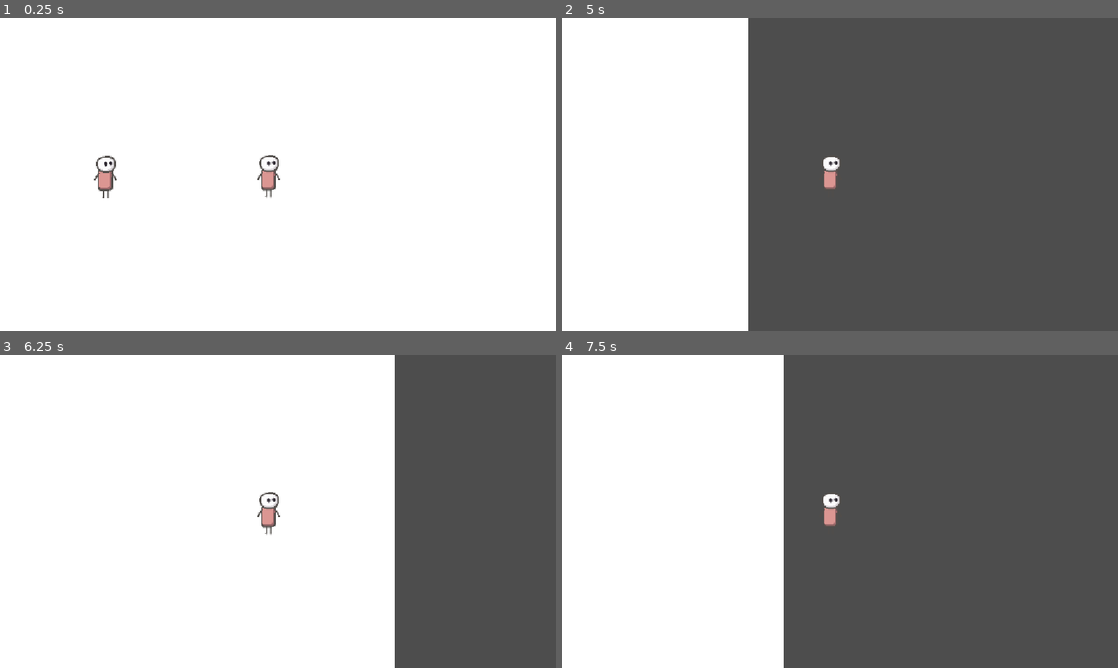
Above: before the commit, frames 1-4 (two rows, left to right).
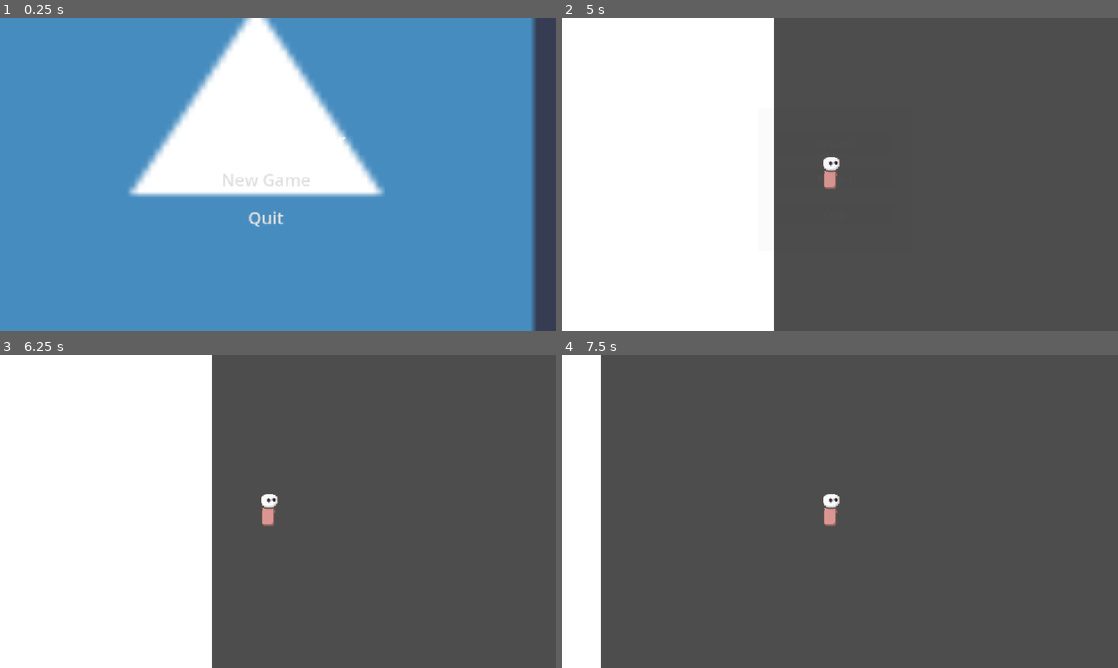
Above: after the commit, the same moments.

Repository: mitchglitchisdabestg/Little-guy-fighter
Game: Godot game, scene res://Scenes/UI/main_menu.tscn
Same seed, same stepped clock (60 frames per second), same inputs: the game is played once before the commit and once after it. Before the commit the project starts from res://Scenes/World/world.tscn. The engine's default icon, where the game draws it, is replaced by a stand-in: a white triangle on a blue panel in a dark square.
Inputs (mouse positions are in pixels of both pictures, inside the frame that each line leads up to):
- Up to frame 1 (0.25 s): no input
- Up to frame 2 (5 s): click (828, 180) at 0.5 s, where only the run after the commit has a clickable "New Game"; tap Enter at 1.25 s; move the mouse to (962, 158) at 1.27 s; hold D (Right) 1.28-2.78 s; tap Space (Jump) at 1.52, 2, 2.27, 3.77, 4.52 s; move the mouse to (728, 190) at 2.02 s; move the mouse to (895, 105) at 2.77 s; hold A (Left) 2.78-3.53 s; move the mouse to (812, 237) at 3.52 s; hold D (Right) from 3.53 s (still down); move the mouse to (1006, 221) at 4.27 s; tap Escape (Pause, bound only after the commit) at 4.9 s
- Up to frame 3 (6.25 s): move the mouse to (111, 464) at 5.02 s; release D (Right) at 5.03 s; hold A (Left) 5.03-5.75 s; tap Space (Jump) at 5.27 s; click (272, 480) at 5.75 s, where only the run after the commit has a clickable "Resume"
- Up to frame 4 (7.5 s): tap Enter at 6.5 s; move the mouse to (867, 511) at 6.52 s; hold D (Right) 6.53-7.28 s; move the mouse to (756, 433) at 7.27 s; hold A (Left) from 7.28 s (still down)

The runs differ from the first frame. In frame 1, 88% of the frame differs, in the area x 0-100%, y 0-100%; in frame 2, 4.6%; in frame 3, 33%; in frame 4, 33%.

Commit message:
added a main and pause menu

Diff:
--- /dev/null
+++ b/little-guy-st/Scenes/UI/Pause menu/pause_menu.gd
@@ -0,0 +1,46 @@
+extends Control
+@onready var animation_player: AnimationPlayer = $AnimationPlayer
+@onready var main_panel: PanelContainer = $MainPanel
+
+var last_mouse_state := Input.MouseMode.MOUSE_MODE_CAPTURED
+
+# Called when the node enters the scene tree for the first time.
+func _ready() -> void:
+	main_panel.hide()
+	animation_player.play("RESET")
+
+func check_can_pause(): #-> bool:
+	pass
+
+func pause_tree() -> void:
+	last_mouse_state = Input.mouse_mode
+
+	Input.set_mouse_mode(Input.MOUSE_MODE_VISIBLE)
+	get_tree().paused = true
+	main_panel.visible = true
+	animation_player.play("blur")
+
+func resume_tree() -> void:
+	Input.set_mouse_mode(last_mouse_state)
+	get_tree().paused = false
+	main_panel.visible = false
+	animation_player.play_backwards("unblur")
+
+func _unhandled_input(event: InputEvent) -> void:
+	# If we ain't pausing, we don't care
+	if !event.is_action_pressed("Pause"): return
+
+	if get_tree().paused:
+		resume_tree()
+	else:
+		pause_tree()
+
+func _on_resume_pressed() -> void:
+	resume_tree()
+
+func _on_restart_pressed() -> void:
+	resume_tree()
+	get_tree().reload_current_scene()
+
+func _on_quit_pressed() -> void:
+	get_tree().quit()
--- /dev/null
+++ b/little-guy-st/Scenes/UI/Pause menu/pause_menu.tscn
@@ -0,0 +1,258 @@
+[gd_scene format=3 uid="uid://5tsawn866bsp"]
+
+[ext_resource type="Shader" uid="uid://jjy1ggm0e5va" path="res://Scenes/UI/Pause menu/pause_menu_shader.gdshader" id="1_5bgjm"]
+[ext_resource type="Script" uid="uid://wih5xtg51vne" path="res://Scenes/UI/Pause menu/pause_menu.gd" id="1_qcmsd"]
+
+[sub_resource type="Animation" id="Animation_10tpt"]
+length = 0.001
+tracks/0/type = "bezier"
+tracks/0/imported = false
+tracks/0/enabled = true
+tracks/0/path = NodePath("Blur:material:shader_parameter/lod")
+tracks/0/interp = 1
+tracks/0/loop_wrap = true
+tracks/0/keys = {
+"handle_modes": PackedInt32Array(0),
+"points": PackedFloat32Array(0, -0.25, 0, 0.25, 0),
+"times": PackedFloat32Array(0)
+}
+tracks/1/type = "bezier"
+tracks/1/imported = false
+tracks/1/enabled = true
+tracks/1/path = NodePath("MainPanel:modulate:r")
+tracks/1/interp = 1
+tracks/1/loop_wrap = true
+tracks/1/keys = {
+"handle_modes": PackedInt32Array(0),
+"points": PackedFloat32Array(1, -0.25, 0, 0.25, 0),
+"times": PackedFloat32Array(0)
+}
+tracks/2/type = "bezier"
+tracks/2/imported = false
+tracks/2/enabled = true
+tracks/2/path = NodePath("MainPanel:modulate:g")
+tracks/2/interp = 1
+tracks/2/loop_wrap = true
+tracks/2/keys = {
+"handle_modes": PackedInt32Array(0),
+"points": PackedFloat32Array(1, -0.25, 0, 0.25, 0),
+"times": PackedFloat32Array(0)
+}
+tracks/3/type = "bezier"
+tracks/3/imported = false
+tracks/3/enabled = true
+tracks/3/path = NodePath("MainPanel:modulate:b")
+tracks/3/interp = 1
+tracks/3/loop_wrap = true
+tracks/3/keys = {
+"handle_modes": PackedInt32Array(0),
+"points": PackedFloat32Array(1, -0.25, 0, 0.25, 0),
+"times": PackedFloat32Array(0)
+}
+tracks/4/type = "bezier"
+tracks/4/imported = false
+tracks/4/enabled = true
+tracks/4/path = NodePath("MainPanel:modulate:a")
+tracks/4/interp = 1
+tracks/4/loop_wrap = true
+tracks/4/keys = {
+"handle_modes": PackedInt32Array(0),
+"points": PackedFloat32Array(0, -0.25, 0, 0.25, 0),
+"times": PackedFloat32Array(0)
+}
+
+[sub_resource type="Animation" id="Animation_0a7io"]
+resource_name = "blur"
+tracks/0/type = "bezier"
+tracks/0/imported = false
+tracks/0/enabled = true
+tracks/0/path = NodePath("Blur:material:shader_parameter/lod")
+tracks/0/interp = 1
+tracks/0/loop_wrap = true
+tracks/0/keys = {
+"handle_modes": PackedInt32Array(0, 0),
+"points": PackedFloat32Array(0, -0.25, 0, 0.25, 0, 2, -0.083333336, 0, 0, 0),
+"times": PackedFloat32Array(0, 0.3)
+}
+tracks/1/type = "bezier"
+tracks/1/imported = false
+tracks/1/enabled = true
+tracks/1/path = NodePath("MainPanel:modulate:r")
+tracks/1/interp = 1
+tracks/1/loop_wrap = true
+tracks/1/keys = {
+"handle_modes": PackedInt32Array(0, 0),
+"points": PackedFloat32Array(1, -0.25, 0, 0.25, 0, 1, -0.050000004, 0, 0, 0),
+"times": PackedFloat32Array(0, 0.099999994)
+}
+tracks/2/type = "bezier"
+tracks/2/imported = false
+tracks/2/enabled = true
+tracks/2/path = NodePath("MainPanel:modulate:g")
+tracks/2/interp = 1
+tracks/2/loop_wrap = true
+tracks/2/keys = {
+"handle_modes": PackedInt32Array(0, 0),
+"points": PackedFloat32Array(1, -0.25, 0, 0.25, 0, 1, -0.050000004, 0, 0, 0),
+"times": PackedFloat32Array(0, 0.099999994)
+}
+tracks/3/type = "bezier"
+tracks/3/imported = false
+tracks/3/enabled = true
+tracks/3/path = NodePath("MainPanel:modulate:b")
+tracks/3/interp = 1
+tracks/3/loop_wrap = true
+tracks/3/keys = {
+"handle_modes": PackedInt32Array(0, 0),
+"points": PackedFloat32Array(1, -0.25, 0, 0.25, 0, 1, -0.050000004, 0, 0, 0),
+"times": PackedFloat32Array(0, 0.099999994)
+}
+tracks/4/type = "bezier"
+tracks/4/imported = false
+tracks/4/enabled = true
+tracks/4/path = NodePath("MainPanel:modulate:a")
+tracks/4/interp = 1
+tracks/4/loop_wrap = true
+tracks/4/keys = {
+"handle_modes": PackedInt32Array(0, 0),
+"points": PackedFloat32Array(0, -0.25, 0, 0.25, 0, 1, -0.050000004, -0.16666667, 0, 0),
+"times": PackedFloat32Array(0, 0.099999994)
+}
+
+[sub_resource type="Animation" id="Animation_qcmsd"]
+resource_name = "unblur"
+tracks/0/type = "bezier"
+tracks/0/imported = false
+tracks/0/enabled = true
+tracks/0/path = NodePath("Blur:material:shader_parameter/lod")
+tracks/0/interp = 1
+tracks/0/loop_wrap = true
+tracks/0/keys = {
+"handle_modes": PackedInt32Array(0),
+"points": PackedFloat32Array(0, -0.25, 0, 0.25, 0),
+"times": PackedFloat32Array(0.099999994)
+}
+tracks/1/type = "bezier"
+tracks/1/imported = false
+tracks/1/enabled = true
+tracks/1/path = NodePath("MainPanel:modulate:r")
+tracks/1/interp = 1
+tracks/1/loop_wrap = true
+tracks/1/keys = {
+"handle_modes": PackedInt32Array(0),
+"points": PackedFloat32Array(1, -0.25, 0, 0.25, 0),
+"times": PackedFloat32Array(0.09602084)
+}
+tracks/2/type = "bezier"
+tracks/2/imported = false
+tracks/2/enabled = true
+tracks/2/path = NodePath("MainPanel:modulate:g")
+tracks/2/interp = 1
+tracks/2/loop_wrap = true
+tracks/2/keys = {
+"handle_modes": PackedInt32Array(0),
+"points": PackedFloat32Array(1, -0.25, 0, 0.25, 0),
+"times": PackedFloat32Array(0.09602084)
+}
+tracks/3/type = "bezier"
+tracks/3/imported = false
+tracks/3/enabled = true
+tracks/3/path = NodePath("MainPanel:modulate:b")
+tracks/3/interp = 1
+tracks/3/loop_wrap = true
+tracks/3/keys = {
+"handle_modes": PackedInt32Array(0),
+"points": PackedFloat32Array(1, -0.25, 0, 0.25, 0),
+"times": PackedFloat32Array(0.09602084)
+}
+tracks/4/type = "bezier"
+tracks/4/imported = false
+tracks/4/enabled = true
+tracks/4/path = NodePath("MainPanel:modulate:a")
+tracks/4/interp = 1
+tracks/4/loop_wrap = true
+tracks/4/keys = {
+"handle_modes": PackedInt32Array(0),
+"points": PackedFloat32Array(0, -0.25, 0, 0.25, 0),
+"times": PackedFloat32Array(0.09602084)
+}
+
+[sub_resource type="AnimationLibrary" id="AnimationLibrary_8squr"]
+_data = {
+&"RESET": SubResource("Animation_10tpt"),
+&"blur": SubResource("Animation_0a7io"),
+&"unblur": SubResource("Animation_qcmsd")
+}
+
+[sub_resource type="ShaderMaterial" id="ShaderMaterial_hy6xw"]
+shader = ExtResource("1_5bgjm")
+shader_parameter/lod = 0.0
+
+[node name="Pause Menu" type="Control" unique_id=1368006392]
+process_mode = 3
+layout_mode = 3
+anchors_preset = 15
+anchor_right = 1.0
+anchor_bottom = 1.0
+grow_horizontal = 2
+grow_vertical = 2
+mouse_filter = 1
+script = ExtResource("1_qcmsd")
+
+[node name="AnimationPlayer" type="AnimationPlayer" parent="." unique_id=1038145232]
+deterministic = true
+libraries/ = SubResource("AnimationLibrary_8squr")
+
+[node name="Blur" type="ColorRect" parent="." unique_id=676601082]
+material = SubResource("ShaderMaterial_hy6xw")
+layout_mode = 1
+anchors_preset = 15
+anchor_right = 1.0
+anchor_bottom = 1.0
+grow_horizontal = 2
+grow_vertical = 2
+
+[node name="MainPanel" type="PanelContainer" parent="." unique_id=158568976]
+modulate = Color(1, 1, 1, 0)
+layout_mode = 1
+anchors_preset = 8
+anchor_left = 0.5
+anchor_top = 0.5
+anchor_right = 0.5
+anchor_bottom = 0.5
+offset_left = -123.0
+offset_top = -114.0
+offset_right = 123.0
+offset_bottom = 114.0
+grow_horizontal = 2
+grow_vertical = 2
+
+[node name="MarginContainer" type="MarginContainer" parent="MainPanel" unique_id=455237957]
+layout_mode = 2
+theme_override_constants/margin_left = 30
+theme_override_constants/margin_top = 15
+theme_override_constants/margin_right = 30
+theme_override_constants/margin_bottom = 15
+
+[node name="VBoxContainer2" type="VBoxContainer" parent="MainPanel/MarginContainer" unique_id=944297963]
+layout_mode = 2
+theme_override_constants/separation = 25
+alignment = 1
+
+[node name="Resume" type="Button" parent="MainPanel/MarginContainer/VBoxContainer2" unique_id=1860625376]
+layout_mode = 2
+text = "Resume"
+
+[node name="Restart" type="Button" parent="MainPanel/MarginContainer/VBoxContainer2" unique_id=1227706164]
+layout_mode = 2
+text = "Restart
+"
+
+[node name="Quit" type="Button" parent="MainPanel/MarginContainer/VBoxContainer2" unique_id=1917928241]
+layout_mode = 2
+text = "Quit
+"
+
+[connection signal="pressed" from="MainPanel/MarginContainer/VBoxContainer2/Resume" to="." method="_on_resume_pressed"]
+[connection signal="pressed" from="MainPanel/MarginContainer/VBoxContainer2/Restart" to="." method="_on_restart_pressed"]
+[connection signal="pressed" from="MainPanel/MarginContainer/VBoxContainer2/Quit" to="." method="_on_quit_pressed"]
--- /dev/null
+++ b/little-guy-st/Scenes/UI/Pause menu/pause_menu_shader.gdshader
@@ -0,0 +1,14 @@
+shader_type canvas_item;
+uniform sampler2D SCREEN_TEXTURE: hint_screen_texture, filter_linear_mipmap;
+uniform float lod: hint_range(0.0,5) = 0.0;
+
+void fragment() {
+	// Called for every pixel the material is visible on.
+	vec4 color = texture(SCREEN_TEXTURE, SCREEN_UV, lod);
+	COLOR = color;
+}
+
+//void light() {
+//	// Called for every pixel for every light affecting the CanvasItem.
+//	// Uncomment to replace the default light processing function with this one.
+//}
--- /dev/null
+++ b/little-guy-st/Scenes/UI/main_menu.gd
@@ -0,0 +1,46 @@
+extends Control
+@onready var background = $Background
+var sway_speed : float = 0.05
+var screen_center : Vector2
+var start_position : Vector2
+
+@onready var new_game_button: Button = $MarginContainer/VBoxContainer/NewGameButton
+@onready var quit_button: Button = $MarginContainer/VBoxContainer/QuitButton
+@onready var settings_button: Button = $MarginContainer/VBoxContainer/SettingsButton
+
+# Called when the node enters the scene tree for the first time.
+func _ready() -> void:
+	screen_center = get_viewport_rect().size / 2.0
+	start_position = background.position
+
+func _on_new_game_button_pressed() -> void:
+	get_tree().change_scene_to_file("res://Scenes/World/World.tscn")
+
+func _on_quit_pressed() -> void:
+	get_tree().quit()
+
+# Called every frame. 'delta' is the elapsed time since the previous frame.
+func _process(_delta: float) -> void:
+	Input.mouse_mode = Input.MOUSE_MODE_CONFINED
+	var mouse_pos = get_viewport().get_mouse_position()
+	var offset = (mouse_pos - screen_center) * sway_speed
+	background.position = start_position - offset
+
+
+func _on_new_game_button_mouse_entered() -> void:
+	new_game_button.text = ">> New Game"
+
+func _on_new_game_button_mouse_exited() -> void:
+	new_game_button.text = "New Game"
+
+func _on_settings_button_mouse_entered() -> void:
+	settings_button.text = ">> Settings"
+
+func _on_settings_button_mouse_exited() -> void:
+	settings_button.text = "Settings"
+
+func _on_quit_button_mouse_entered() -> void:
+	quit_button.text = ">> Quit"
+
+func _on_quit_button_mouse_exited() -> void:
+	quit_button.text = "Quit"
--- /dev/null
+++ b/little-guy-st/Scenes/UI/main_menu.tscn
@@ -0,0 +1,110 @@
+[gd_scene format=3 uid="uid://cjqfyvstfgfpo"]
+
+[ext_resource type="Texture2D" uid="uid://c0whll6j0hcfj" path="res://icon.svg" id="1_5wsvm"]
+[ext_resource type="Script" uid="uid://pbco0jsf84w1" path="res://Scenes/UI/main_menu.gd" id="1_fu7sn"]
+
+[sub_resource type="StyleBoxEmpty" id="StyleBoxEmpty_qe12f"]
+
+[sub_resource type="StyleBoxEmpty" id="StyleBoxEmpty_8qtwp"]
+
+[sub_resource type="StyleBoxEmpty" id="StyleBoxEmpty_dy7ct"]
+
+[sub_resource type="StyleBoxEmpty" id="StyleBoxEmpty_0o4t1"]
+
+[node name="MainMenu" type="Control" unique_id=520495004]
+layout_mode = 3
+anchors_preset = 15
+anchor_right = 1.0
+anchor_bottom = 1.0
+grow_horizontal = 2
+grow_vertical = 2
+script = ExtResource("1_fu7sn")
+
+[node name="PeakMenuMusic" type="AudioStreamPlayer" parent="." unique_id=768283682]
+autoplay = true
+
+[node name="Background" type="TextureRect" parent="." unique_id=420134897]
+layout_mode = 1
+anchors_preset = 8
+anchor_left = 0.5
+anchor_top = 0.5
+anchor_right = 0.5
+anchor_bottom = 0.5
+offset_left = -881.0
+offset_top = -474.0
+offset_right = 791.0
+offset_bottom = 505.0
+grow_horizontal = 2
+grow_vertical = 2
+texture = ExtResource("1_5wsvm")
+stretch_mode = 6
+
+[node name="MarginContainer" type="MarginContainer" parent="." unique_id=4046111]
+layout_mode = 1
+anchors_preset = 8
+anchor_left = 0.5
+anchor_top = 0.5
+anchor_right = 0.5
+anchor_bottom = 0.5
+offset_left = -255.0
+offset_top = -99.0
+offset_right = 172.0
+offset_bottom = 178.0
+grow_horizontal = 2
+grow_vertical = 2
+theme_override_constants/margin_left = 64
+theme_override_constants/margin_bottom = 64
+
+[node name="VBoxContainer" type="VBoxContainer" parent="MarginContainer" unique_id=1990260065]
+layout_mode = 2
+size_flags_horizontal = 0
+size_flags_vertical = 4
+theme_override_constants/separation = 30
+alignment = 1
+
+[node name="TitleLabel" type="Label" parent="MarginContainer/VBoxContainer" unique_id=1136207556]
+layout_mode = 2
+theme_override_font_sizes/font_size = 40
+text = "Little Guy Fighter"
+
+[node name="NewGameButton" type="Button" parent="MarginContainer/VBoxContainer" unique_id=515091646]
+layout_mode = 2
+theme_override_font_sizes/font_size = 35
+theme_override_styles/normal = SubResource("StyleBoxEmpty_qe12f")
+theme_override_styles/pressed = SubResource("StyleBoxEmpty_8qtwp")
+theme_override_styles/hover = SubResource("StyleBoxEmpty_dy7ct")
+theme_override_styles/focus = SubResource("StyleBoxEmpty_0o4t1")
+text = "New Game"
+
+[node name="SettingsButton" type="Button" parent="MarginContainer/VBoxContainer" unique_id=1589104044]
+visible = false
+layout_mode = 2
+theme_override_constants/h_separation = 0
+theme_override_constants/line_spacing = 500
+theme_override_font_sizes/font_size = 35
+theme_override_styles/normal = SubResource("StyleBoxEmpty_qe12f")
+theme_override_styles/pressed = SubResource("StyleBoxEmpty_8qtwp")
+theme_override_styles/hover = SubResource("StyleBoxEmpty_dy7ct")
+theme_override_styles/focus = SubResource("StyleBoxEmpty_0o4t1")
+text = "Settings"
+
+[node name="QuitButton" type="Button" parent="MarginContainer/VBoxContainer" unique_id=1296841661]
+layout_mode = 2
+theme_override_constants/h_separation = 0
+theme_override_constants/line_spacing = 500
+theme_override_font_sizes/font_size = 35
+theme_override_styles/normal = SubResource("StyleBoxEmpty_qe12f")
+theme_override_styles/pressed = SubResource("StyleBoxEmpty_8qtwp")
+theme_override_styles/hover = SubResource("StyleBoxEmpty_dy7ct")
+theme_override_styles/focus = SubResource("StyleBoxEmpty_0o4t1")
+text = "Quit"
+
+[connection signal="mouse_entered" from="MarginContainer/VBoxContainer/NewGameButton" to="." method="_on_new_game_button_mouse_entered"]
+[connection signal="mouse_exited" from="MarginContainer/VBoxContainer/NewGameButton" to="." method="_on_new_game_button_mouse_exited"]
+[connection signal="pressed" from="MarginContainer/VBoxContainer/NewGameButton" to="." method="_on_new_game_button_pressed"]
+[connection signal="mouse_entered" from="MarginContainer/VBoxContainer/SettingsButton" to="." method="_on_settings_button_mouse_entered"]
+[connection signal="mouse_exited" from="MarginContainer/VBoxContainer/SettingsButton" to="." method="_on_settings_button_mouse_exited"]
+[connection signal="focus_entered" from="MarginContainer/VBoxContainer/QuitButton" to="." method="_on_quit_focus_entered"]
+[connection signal="mouse_entered" from="MarginContainer/VBoxContainer/QuitButton" to="." method="_on_quit_button_mouse_entered"]
+[connection signal="mouse_exited" from="MarginContainer/VBoxContainer/QuitButton" to="." method="_on_quit_button_mouse_exited"]
+[connection signal="pressed" from="MarginContainer/VBoxContainer/QuitButton" to="." method="_on_quit_pressed"]
--- a/little-guy-st/Scenes/World/world.tscn
+++ b/little-guy-st/Scenes/World/world.tscn
@@ -1,6 +1,7 @@
-[gd_scene format=3 uid="uid://gb0617e7tfv2"]
+[gd_scene format=3 uid="uid://c2vwb222ouqdu"]
 
 [ext_resource type="PackedScene" uid="uid://kt33apddjbb0" path="res://Scenes/Player/player.tscn" id="1_t1gg8"]
+[ext_resource type="PackedScene" uid="uid://5tsawn866bsp" path="res://Scenes/UI/Pause menu/pause_menu.tscn" id="2_3rhlx"]
 [ext_resource type="Texture2D" uid="uid://bdmekj62vuxhg" path="res://Assets/Player/placeholder.png" id="2_yp2ti"]
 
 [sub_resource type="WorldBoundaryShape2D" id="WorldBoundaryShape2D_pp5cw"]
@@ -26,6 +27,12 @@
 position = Vector2(15, -39)
 zoom = Vector2(1.3, 1.3)
 
+[node name="Pause Menu" parent="Player" unique_id=1368006392 instance=ExtResource("2_3rhlx")]
+offset_left = 7.0
+offset_top = -31.0
+offset_right = 7.0
+offset_bottom = -31.0
+
 [node name="Placeholder" type="Sprite2D" parent="." unique_id=171453269]
 position = Vector2(-273, -39)
 texture = ExtResource("2_yp2ti")
--- a/little-guy-st/project.godot
+++ b/little-guy-st/project.godot
@@ -11,7 +11,7 @@
 [application]
 
 config/name="Little guy St"
-run/main_scene="uid://gb0617e7tfv2"
+run/main_scene="uid://cjqfyvstfgfpo"
 config/features=PackedStringArray("4.7", "Forward Plus")
 config/icon="res://icon.svg"
 
@@ -47,6 +47,11 @@
 "events": [null, Object(InputEventKey,"resource_local_to_scene":false,"resource_name":"","device":-1,"window_id":0,"alt …(197 unchanged characters)…
 ]
 }
+Pause={
+"deadzone": 0.2,
+"events": [Object(InputEventKey,"resource_local_to_scene":false,"resource_name":"","device":-1,"window_id":0,"alt_pressed":false,"shift_pressed":false,"ctrl_pressed":false,"meta_pressed":false,"pressed":false,"keycode":0,"physical_keycode":4194305,"key_label":0,"unicode":0,"location":0,"echo":false,"script":null)
+]
+}
 
 [physics]
 
Not shown, added: little-guy-st/Scenes/UI/Pause menu/pause_menu.gd.uid
Not shown, added: little-guy-st/Scenes/UI/Pause menu/pause_menu_shader.gdshader.uid
Not shown, added: little-guy-st/Scenes/UI/main_menu.gd.uid
